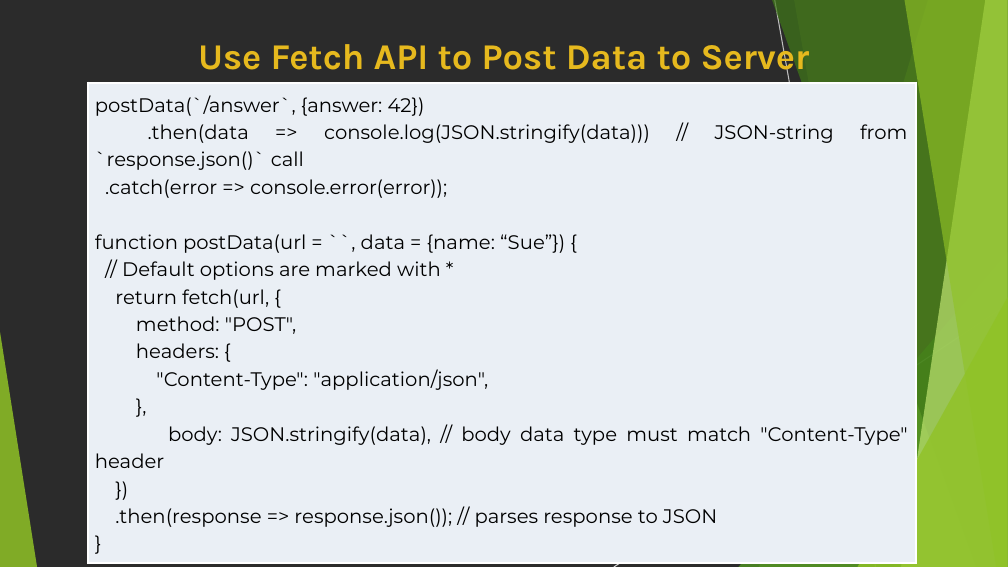
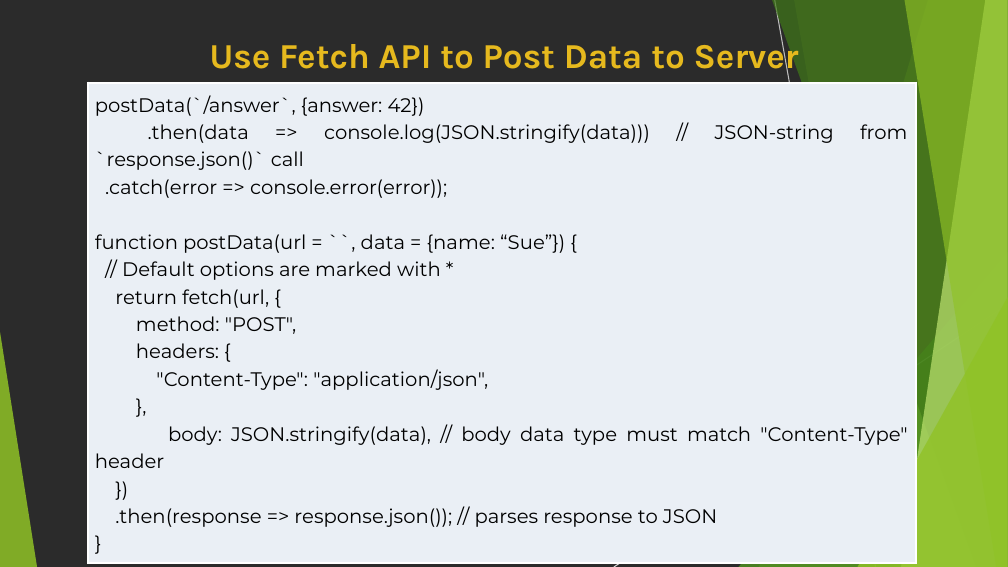
Before and after one commit to AssadMehmood/BackendNodeJS, a slide deck: slide 13 of Week2/Day1/FullStackWithReactAndExpress.pptx (slide 19 before the commit). Drawn at 1008x567 pixels with LibreOffice and Linux fonts; fonts in the diff are those of the drawing; background and template pictures are left out; a plain dark background stands for a picture behind light text. Boxes give left, top, right and bottom in pixels: in the first picture for what was removed or moved away, otherwise in the second. Text is boxed around its words. In the diff, an @@ line names an element or a change of style, - is before the commit and + after.

```diff
--- a/Week2/Day1/FullStackWithReactAndExpress.pptx
+++ b/Week2/Day1/FullStackWithReactAndExpress.pptx
@@ title "Use Fetch API to Post ..." at <box>209,37,799,78</box>: size 25.9 to 25 pt @@
@@ outline redrawn in 3 elements at <box>759,0,1008,566</box>, <box>794,0,1008,566</box>, <box>772,0,1008,566</box> @@
```
Also in this commit, not shown: 12 other slides changed, 13 slides removed, 4 other files.
